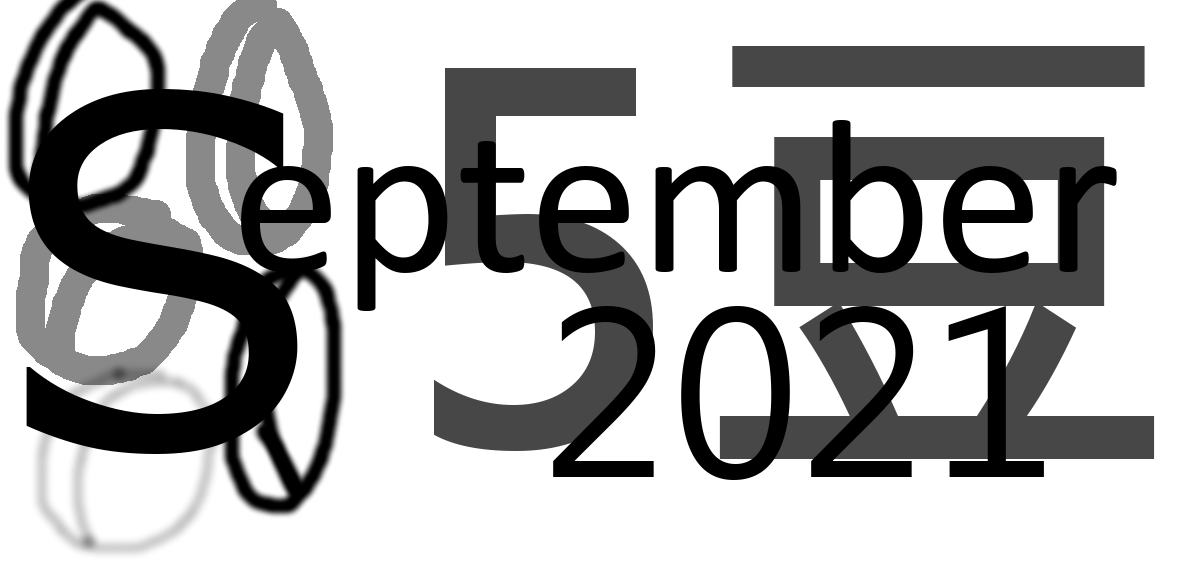
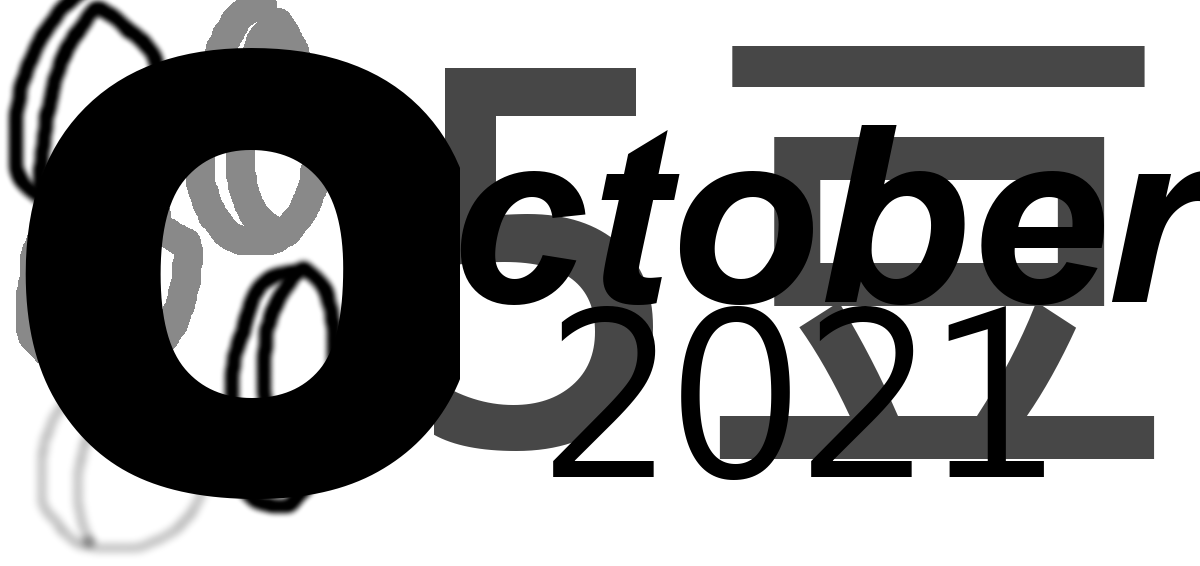
Layered file, before and after one edit (1200 x 566). Changes by layer:
renamed "eptember" to "ctober", painted on it over [241, 120, 1200, 311]
renamed "S" to "O", painted on it over [25, 48, 460, 499]
